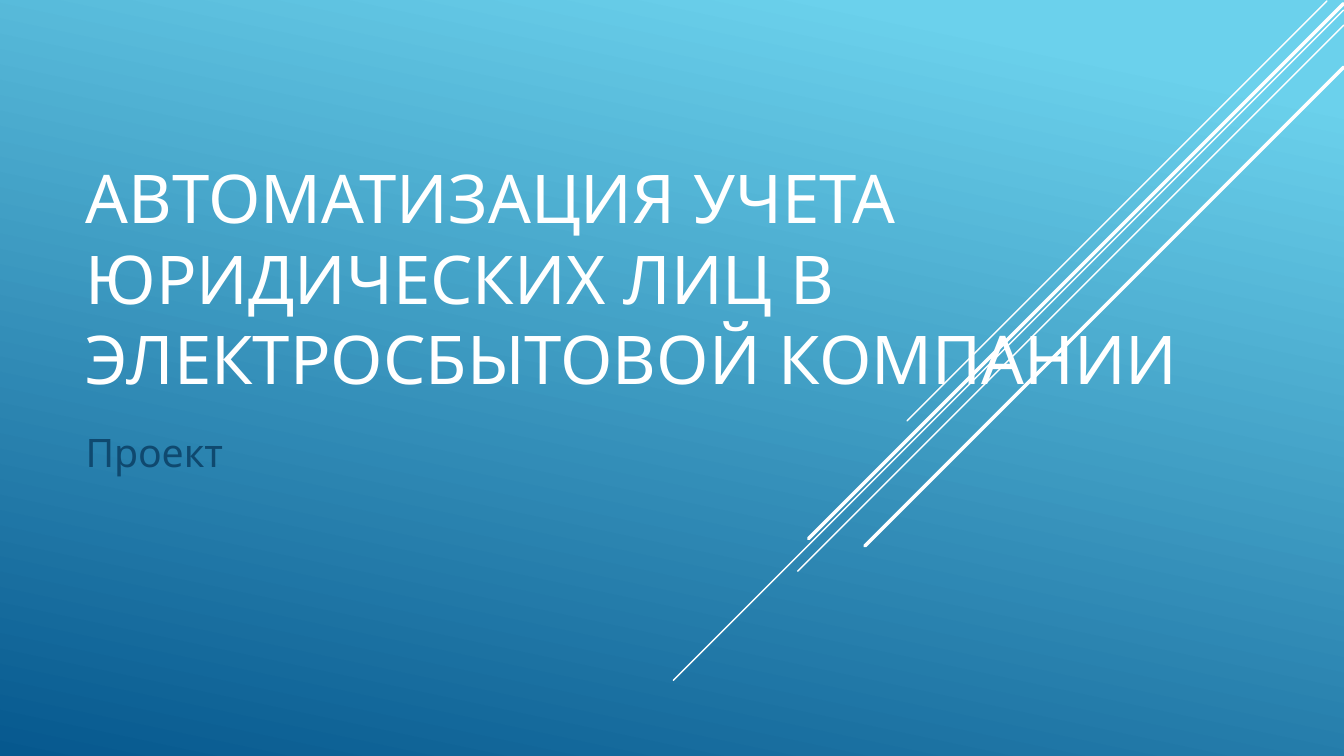
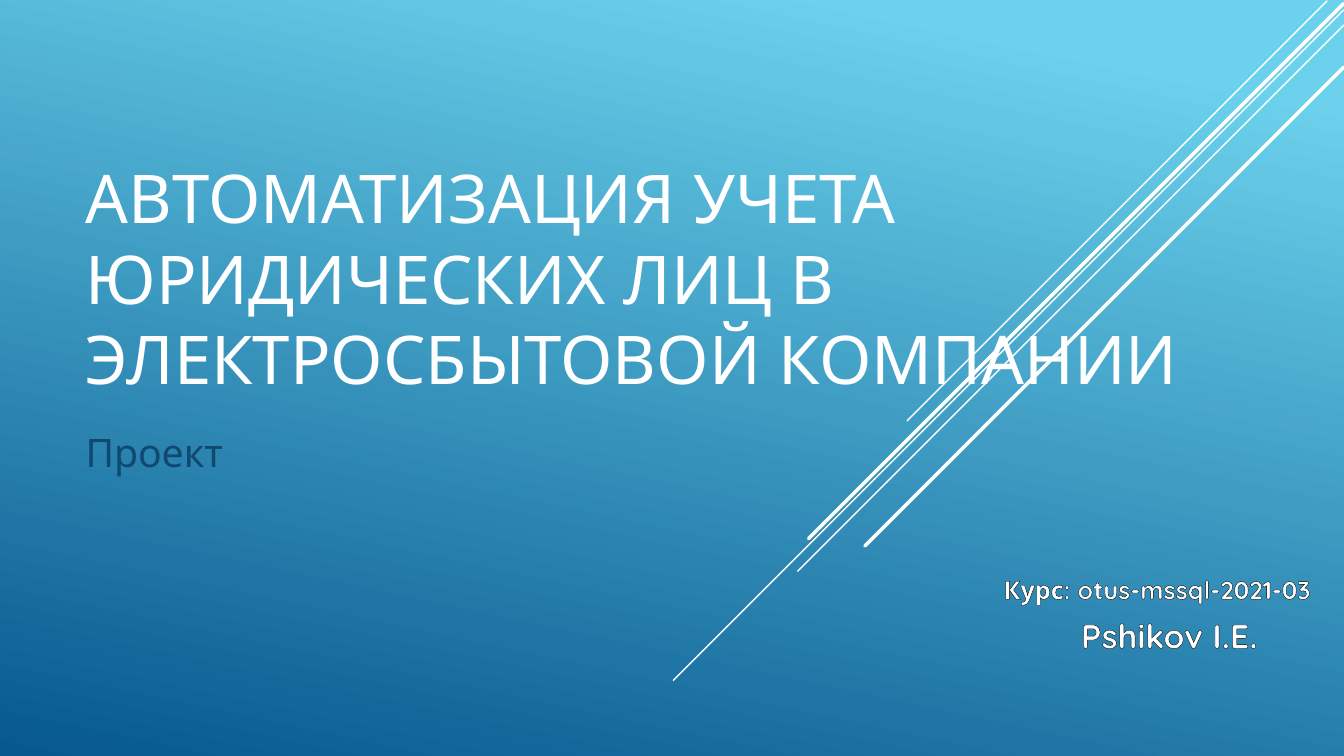
Before and after one commit to Pshikov-Igor/otus-mssql-2021-03-PshikovIE, a slide deck: slide 1 of MyProject/Презентация моего проекта Sbyt (PshikovIE).pptx. Drawn at 1344x756 pixels with LibreOffice and Linux fonts; fonts in the diff are those of the drawing. Boxes give left, top, right and bottom in pixels: in the first picture for what was removed or moved away, otherwise in the second. Text is boxed around its words. In the diff, an @@ line names an element or a change of style, - is before the commit and + after.

```diff
--- a/MyProject/Презентация моего проекта Sbyt (PshikovIE).pptx
+++ b/MyProject/Презентация моего проекта Sbyt (PshikovIE).pptx
@@ text added at (x1=1004, y1=580, x2=1311, y2=605), 18 pt, text #FFFFFF, bold @@
+Курс: otus-mssql-2021-03
@@ text added at (x1=1081, y1=623, x2=1257, y2=649), 24 pt, text #FFFFFF, bold @@
+Pshikov I.E.
```
Also in this commit, not shown: 1 other slide changed, 5 slides added, 4 other files.
